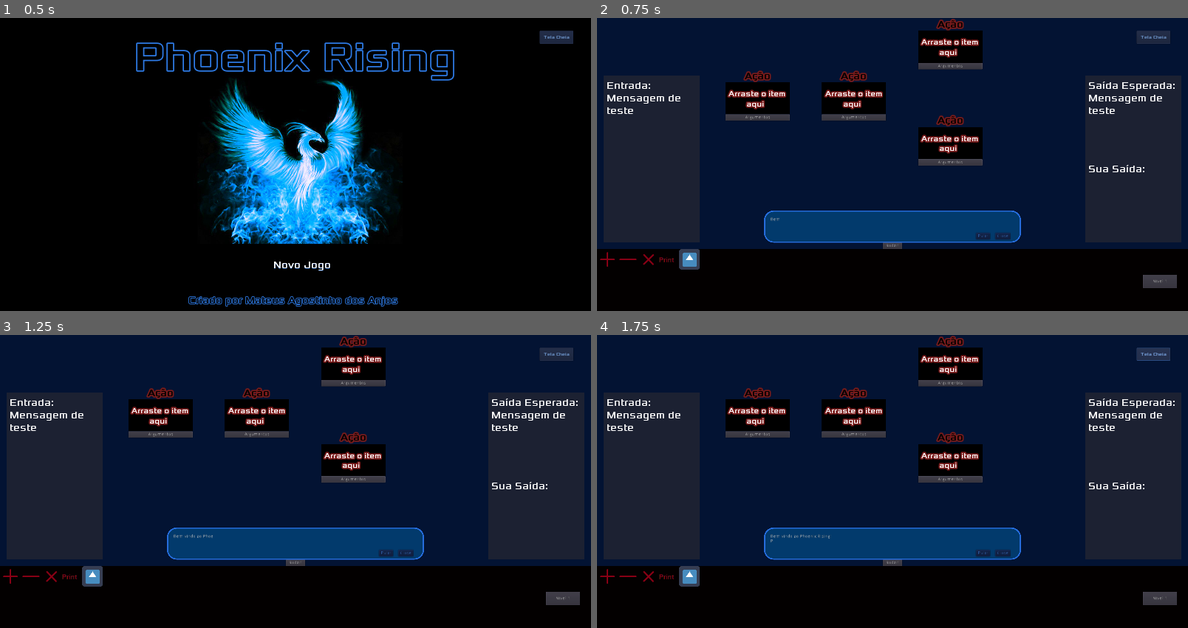
Above: before the commit, frames 1-4 (two rows, left to right).
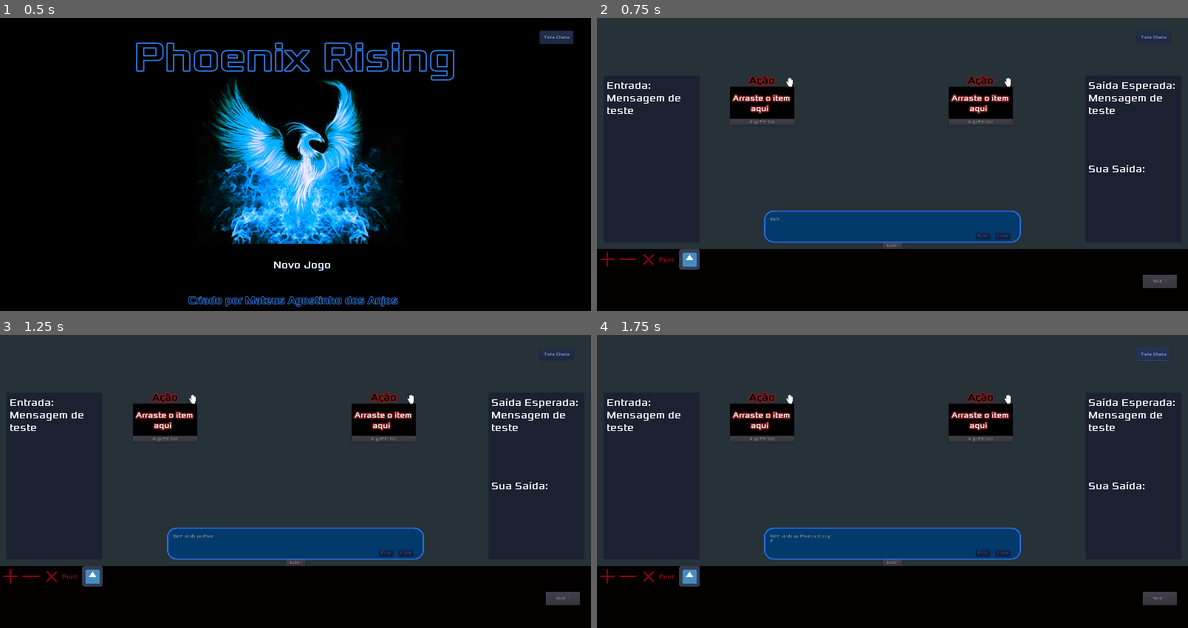
Above: after the commit, the same moments.

Repository: MateusdosAnjos/MAC0499
Game: Godot game, scene res://TelaInicial/TitleScreen.tscn
Two runs of this game, one before a commit and one after it. Both use one fixed random seed, a clock stepped at 60 frames per second and the inputs below.
Inputs:
- Up to frame 1 (0.5 s): no input
- Up to frame 2 (0.75 s): click "Novo Jogo" at 0.5 s
- Up to frame 3 (1.25 s): no input
- Up to frame 4 (1.75 s): click "Tela Cheia" at 1.25 s

Frame 1 is identical in both runs. In frame 2, 54% of the frame differs, in the area x 0-100%, y 0-79%; in frame 3, 54%; in frame 4, 54%.

Commit message:
Sistema funciona com MovableActionSpace de forma primitiva

Diff:
--- a/Phoenix Rising/ActionSpace/Action.gd
+++ b/Phoenix Rising/ActionSpace/Action.gd
@@ -1,6 +1,4 @@
 extends Control
-
-signal entered_tree(node_name)
 
 var placed_item = null
 var grid = {}
@@ -13,7 +11,6 @@
 onready var exist_item = false
 
 func _ready():
-    emit_signal("entered_tree", get_name())
     var s = get_grid_size(self)
     grid_width = s.x
     grid_height = s.y
--- a/Phoenix Rising/ItensDoJogo/Inventory.gd
+++ b/Phoenix Rising/ItensDoJogo/Inventory.gd
@@ -81,6 +81,8 @@
         return false
     return true
 
-func _on_ActionSpace_entered_tree(node_name):
-    containers.append(get_node(node_name))
+func _on_MovableActionSpace_entered_tree(node_name):
+    var node_finder = get_node(node_name)
+    print(node_finder.get_node("ActionSpace"))
+    containers.append(node_finder.get_node("ActionSpace"))
     return
--- a/Phoenix Rising/ItensDoJogo/RunButton.gd
+++ b/Phoenix Rising/ItensDoJogo/RunButton.gd
@@ -8,11 +8,11 @@
 
 func _get_ActionSpaces_node_list(node_list):
     var regex = RegEx.new()
-    regex.compile("ActionSpace*")
+    regex.compile("MovableActionSpace*")
     var inventoryNode = (self.owner).get_node('Inventory')
     for node in inventoryNode.get_children():
-        if regex.search(node.get_name()) and node.placed_item:
-            node_list.append(node)
+        if regex.search(node.get_name()) and node.get_node("ActionSpace").placed_item:
+            node_list.append(node.get_node("ActionSpace"))
     return
 
 func _get_ActionSpaces_item_list(item_list, node_list):
--- a/Phoenix Rising/Sandbox/MovableActionSpace.gd
+++ b/Phoenix Rising/Sandbox/MovableActionSpace.gd
@@ -1,7 +1,12 @@
 extends Node2D
+
+signal entered_tree(node_name)
 
 var mouseIn = false
 onready var HandSprite = get_node("Area2D/OpenCloseHand")
+
+func _ready():
+    emit_signal("entered_tree", get_name())
 
 func _process(delta):
     # You need to create a action caleld "click"(Left mouse click) in the project input map.
--- a/Phoenix Rising/Tutorial/Tutorial.tscn
+++ b/Phoenix Rising/Tutorial/Tutorial.tscn
@@ -5,13 +5,14 @@
 [ext_resource path="res://TelaInicial/FullScreen.tscn" type="PackedScene" id=3]
 [ext_resource path="res://ItensDoJogo/RunButton.gd" type="Script" id=4]
 [ext_resource path="res://ItensDoJogo/Inventory.tscn" type="PackedScene" id=5]
-[ext_resource path="res://ActionSpace/ActionSpace.tscn" type="PackedScene" id=6]
+[ext_resource path="res://Sandbox/MovableActionSpace.tscn" type="PackedScene" id=6]
 [ext_resource path="res://UsersGuide/UsersGuide.tscn" type="PackedScene" id=7]
 
 [node name="Tutorial" type="Control"]
 script = ExtResource( 1 )
 
 [node name="ColorRect" type="ColorRect" parent="."]
+visible = false
 anchor_right = 1.0
 anchor_bottom = 1.0
 margin_right = 1840.0
@@ -39,30 +40,11 @@
 margin_right = 0.0
 margin_bottom = 0.0
 
-[node name="ActionSpace" parent="Inventory" instance=ExtResource( 6 )]
-margin_left = 400.0
-margin_top = 200.0
-margin_right = 600.0
-margin_bottom = 300.0
+[node name="MovableActionSpace" parent="Inventory" instance=ExtResource( 6 )]
+position = Vector2( 600, 200 )
 
-[node name="ActionSpace2" parent="Inventory" instance=ExtResource( 6 )]
-margin_left = 700.0
-margin_top = 200.0
-margin_right = 900.0
-margin_bottom = 300.0
-
-[node name="ActionSpace3" parent="Inventory" instance=ExtResource( 6 )]
-margin_left = 1000.0
-margin_top = 40.0
-margin_right = 1200.0
-margin_bottom = 140.0
-
-[node name="ActionSpace4" parent="Inventory" instance=ExtResource( 6 )]
-editor/display_folded = true
-margin_left = 1000.0
-margin_top = 340.0
-margin_right = 1200.0
-margin_bottom = 440.0
+[node name="MovableActionSpace2" parent="Inventory" instance=ExtResource( 6 )]
+position = Vector2( 1280, 200 )
 
 [node name="UsersGuide" parent="." instance=ExtResource( 7 )]
 
@@ -75,10 +57,6 @@
 [connection signal="input_output_defined" from="." to="Run" method="_on_Tutorial_input_output_defined"]
 [connection signal="pressed" from="FullScreen" to="." method="_on_FullScreen_pressed"]
 [connection signal="pressed" from="Run" to="Run" method="_on_Run_pressed"]
-[connection signal="entered_tree" from="Inventory/ActionSpace" to="Inventory" method="_on_ActionSpace_entered_tree"]
-[connection signal="entered_tree" from="Inventory/ActionSpace2" to="Inventory" method="_on_ActionSpace_entered_tree"]
-[connection signal="entered_tree" from="Inventory/ActionSpace3" to="Inventory" method="_on_ActionSpace_entered_tree"]
-[connection signal="entered_tree" from="Inventory/ActionSpace4" to="Inventory" method="_on_ActionSpace_entered_tree"]
+[connection signal="entered_tree" from="Inventory/MovableActionSpace" to="Inventory" method="_on_MovableActionSpace_entered_tree"]
+[connection signal="entered_tree" from="Inventory/MovableActionSpace2" to="Inventory" method="_on_MovableActionSpace_entered_tree"]
 [connection signal="pressed" from="Nivel 1" to="." method="_on_Nivel_1_pressed"]
-
-[editable path="Inventory/ActionSpace4"]
Not shown: 3 places in Phoenix Rising/Sandbox/MovableActionSpace.tscn that only renumber resources
